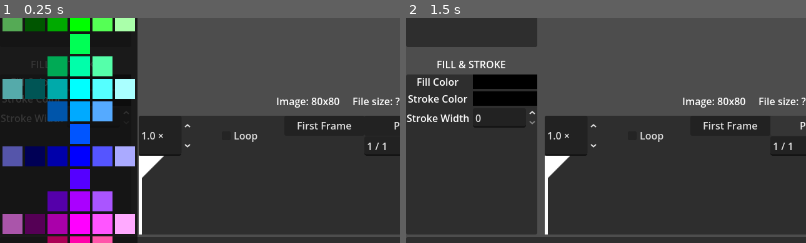
Above: before the commit, frames 1-2 (left to right).
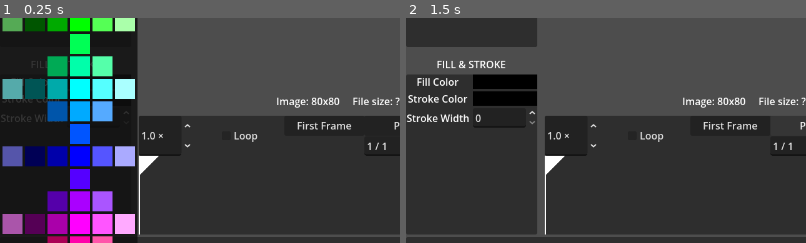
Above: after the commit, the same moments.

Repository: erlog135/Ripple
Game: Godot game, scene res://scenes/Editor.tscn
Same seed, same stepped clock (60 frames per second), same inputs: the game is played once before the commit and once after it.
Inputs:
- Up to frame 1 (0.25 s): no input
- Up to frame 2 (1.5 s): click "Play" at 0.5 s; click "Play" at 1.25 s
The pictures show only the part of the screen within x 0-50%, y 46-96%; the shares and areas given below are measured in that part.

The runs differ from the first frame. In frame 1, 0.3% of the frame differs, in the area x 35-41%, y 61-97%; in frame 2, 0.3%.

Commit message:
tweak playhead grabpoint

Diff:
--- a/scenes/interface/aux_windows/AnimatorWindow.tscn
+++ b/scenes/interface/aux_windows/AnimatorWindow.tscn
@@ -203,9 +203,11 @@
 [node name="Playhead" type="Node2D" parent="FramesPanel" unique_id=1758445357]
 
 [node name="GrabPoint" type="TextureRect" parent="FramesPanel/Playhead" unique_id=492421025]
-offset_right = 40.0
-offset_bottom = 40.0
+offset_right = 32.0
+offset_bottom = 32.0
 texture = ExtResource("2_sgg8o")
+expand_mode = 1
 
 [node name="Line2D" type="Line2D" parent="FramesPanel/Playhead" unique_id=1874348204]
 points = PackedVector2Array(0, 0, 0, 640)
+width = 4.0
